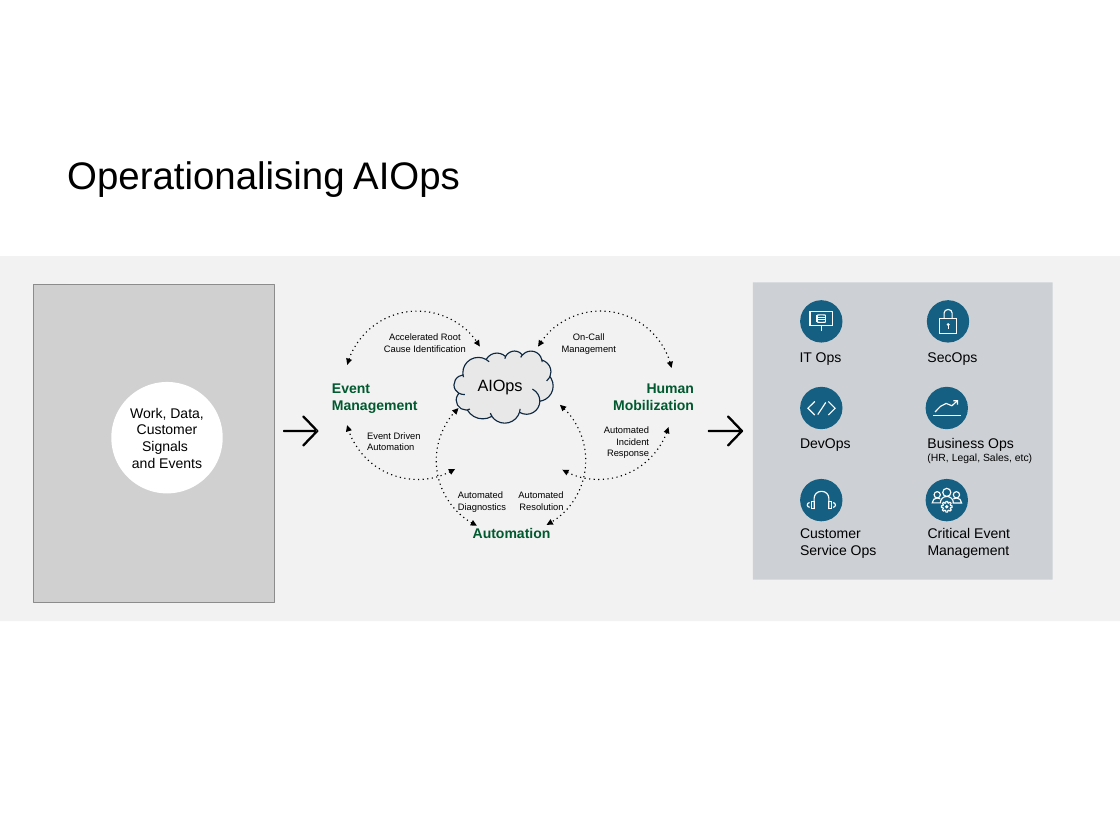
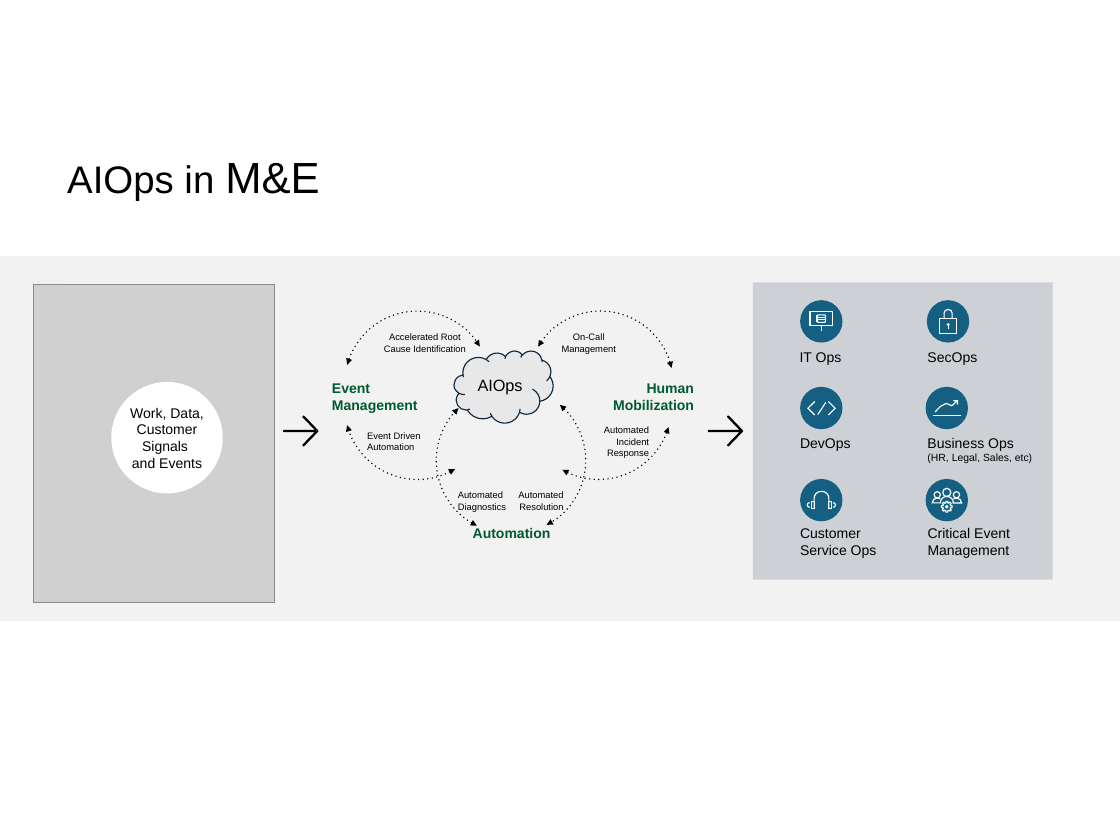
Before and after one commit to SannioEvolution/Material, a slide deck: slide 35 of 20 - Orchestration and AIOps.pptx (slide 34 before the commit). Drawn at 1120x840 pixels with LibreOffice and Linux fonts; fonts in the diff are those of the drawing; grey boxes stand for pictures. Boxes give left, top, right and bottom in pixels: in the first picture for what was removed or moved away, otherwise in the second. Text is boxed around its words. In the diff, an @@ line names an element or a change of style, - is before the commit and + after.

Commit message:
updating AIOps

```diff
--- a/20 - Orchestration and AIOps.pptx
+++ b/20 - Orchestration and AIOps.pptx
@@ title at box(67, 163, 319, 201): text changed @@
-Operationalising AIOps
+AIOps in M&E
```
Also in this commit, not shown: 12 other slides changed, 6 slides added, 1 slide removed, 1 other file.
